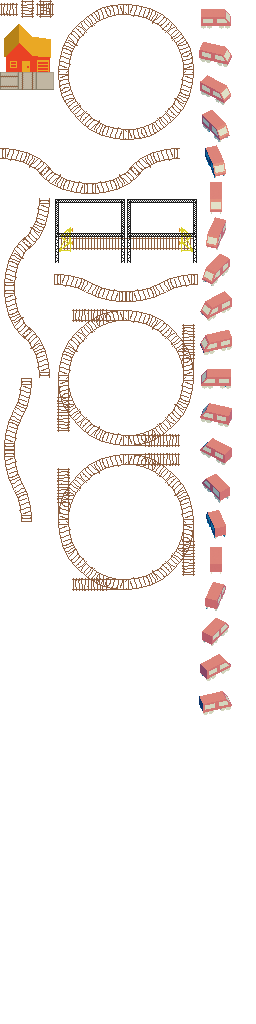
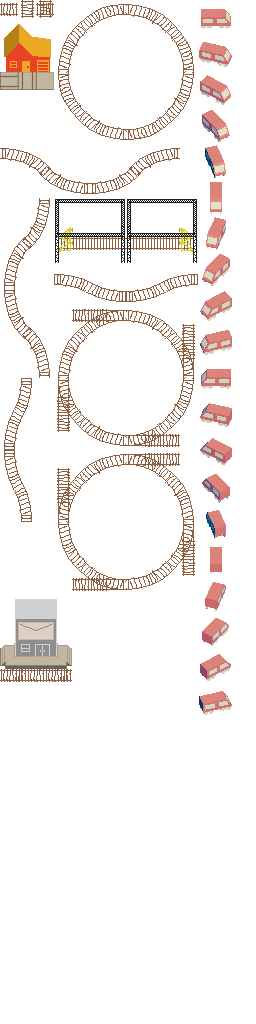
Before/after of a 256×1024 layered artwork. What changed in the layer stack:
painted on "base.png" over (0, 599, 72, 682)
